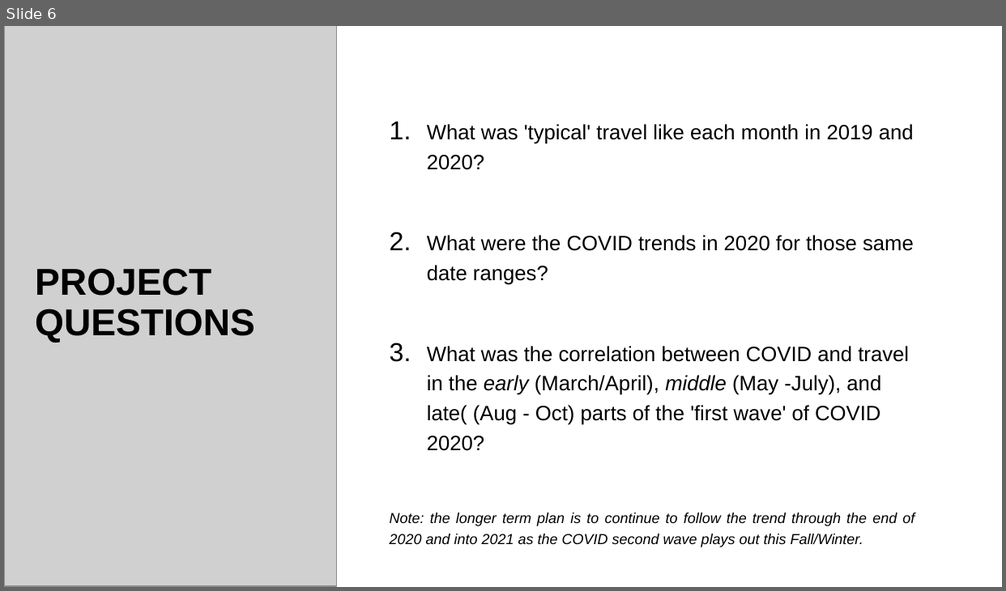
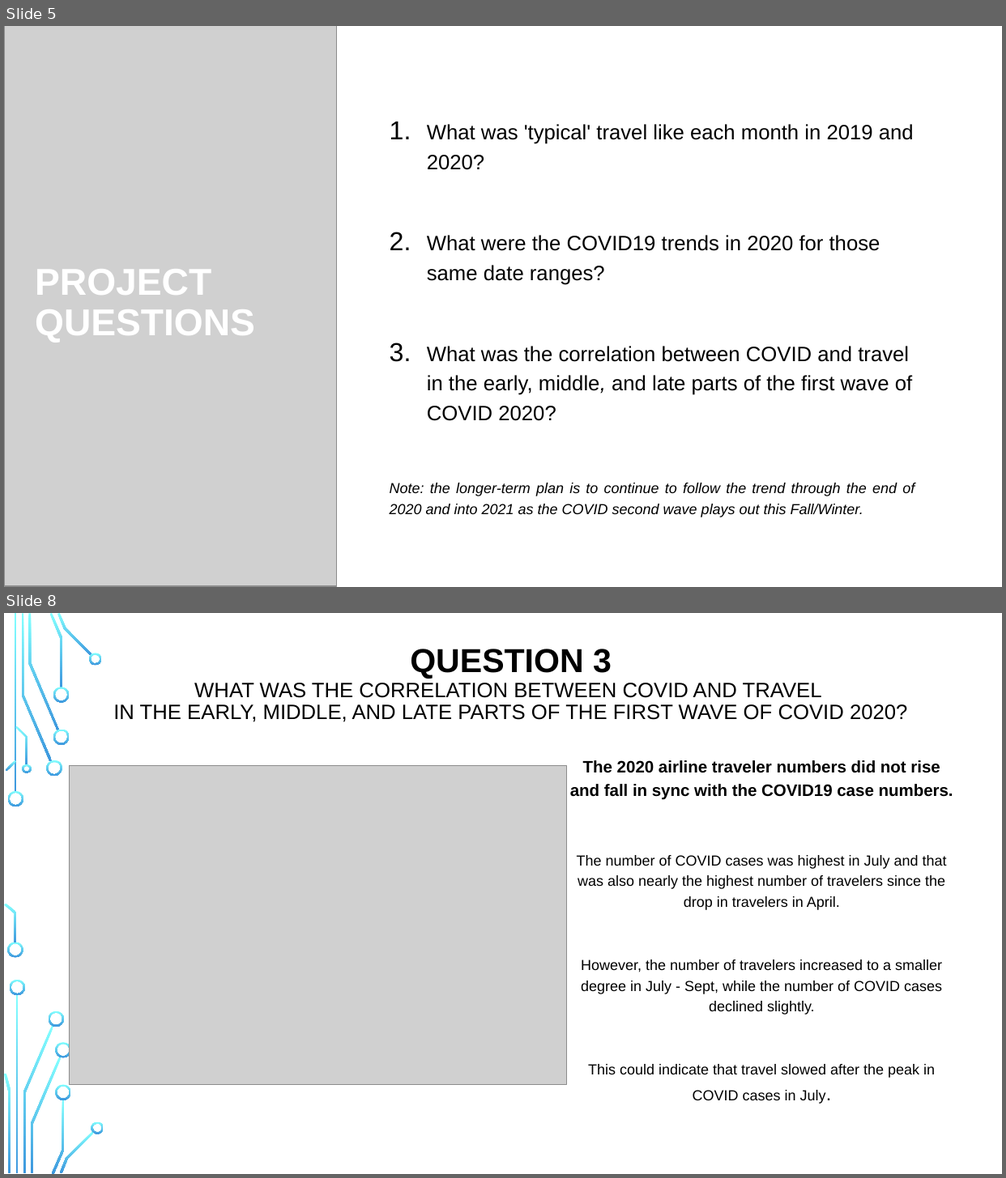
Before and after one commit to abielhammonds/COVID19_TravelStats_Project, a slide deck: COVID19_Travel Project Presentation.pptx. Shown one above the other, each under a label of ours: slide 6 before the commit, slides 5 and 8 after it; the slides between them are not shown. The pictures are 1006x591 and 1006x1178 pixels, drawn with LibreOffice and Linux fonts; fonts in the diff are those of the drawing; grey boxes stand for pictures; background and template pictures are left out. Boxes give left, top, right and bottom in pixels: in the first picture for what was removed or moved away, otherwise in the second. Text is boxed around its words. In the diff, an @@ line names an element or a change of style, - is before the commit and + after.

```diff
--- a/COVID19_Travel Project Presentation.pptx
+++ b/COVID19_Travel Project Presentation.pptx
@@ slide 8 added at (x1=4, y1=613, x2=1002, y2=1174), background picture (left out) @@
@@ rectangle added at (x1=4, y1=613, x2=1002, y2=1174), fill #FFFFFF @@
@@ title added at (x1=113, y1=649, x2=907, y2=722), 20 pt, text #000000 @@
+QUESTION 3
+WHAT WAS THE CORRELATION BETWEEN COVID AND TRAVEL
+IN THE EARLY, MIDDLE, AND LATE PARTS OF THE FIRST WAVE OF COVID 2020?
@@ picture added at (x1=69, y1=766, x2=566, y2=1085) @@
@@ text added at (x1=570, y1=760, x2=953, y2=1104), 14 pt, text #000000 @@
+The 2020 airline traveler numbers did not rise and fall in sync with the COVID19 case numbers.
+The number of COVID cases was highest in July and that was also nearly the highest number of travelers since the drop in travelers in April.
+However, the number of travelers increased to a smaller degree in July - Sept, while the number of COVID cases declined slightly.
+This could indicate that travel slowed after the peak in COVID cases in July.
@@ group added at (x1=4, y1=613, x2=104, y2=1174): 24 freeform shapes, 2 rectangles @@
@@ group added at (x1=4, y1=613, x2=987, y2=1174): 14 freeform shapes, 3 rectangles @@
@@ what was slide 6 is now slide 5 @@
@@ slide 5 changed as well @@
@@ title "PROJECT QUESTIONS" at (x1=35, y1=269, x2=255, y2=343): text colour #000000 to #FFFFFF @@
@@ text at (x1=390, y1=235, x2=914, y2=518): text changed @@
-2. What were the COVID trends in 2020 for those same date ranges?
-3. What was the correlation between COVID and travel in the early (March/April), middle (May -July), and late( (Aug - Oct) parts of the 'first wave' of COVID 2020?
-Note: the longer term plan is to continue to follow the trend through the end of 2020 and into 2021 as the COVID second wave plays out this Fall/Winter.
+2. What were the COVID19 trends in 2020 for those same date ranges?
+3. What was the correlation between COVID and travel in the early, middle, and late parts of the first wave of COVID 2020?
+Note: the longer-term plan is to continue to follow the trend through the end of 2020 and into 2021 as the COVID second wave plays out this Fall/Winter.
```
Also in this commit, not shown: 5 other slides changed, 6 other slides added, 48 slides removed.
